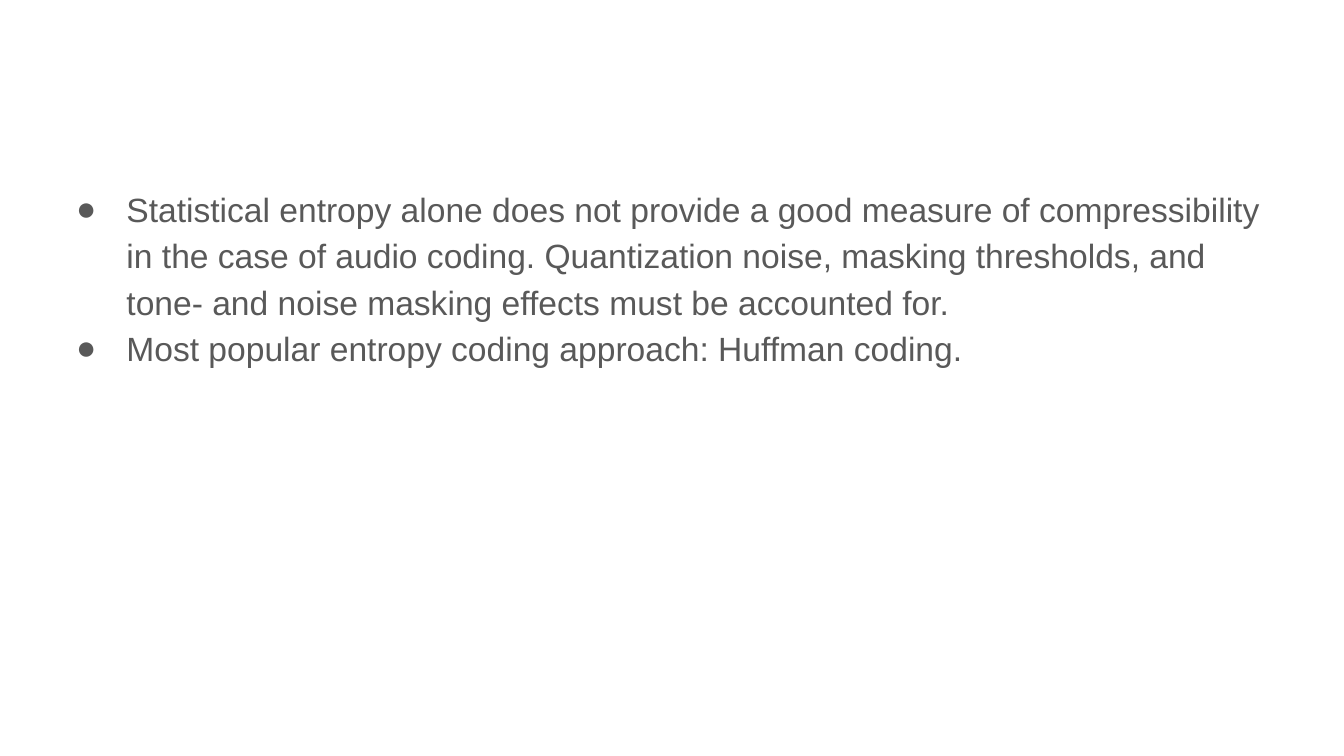
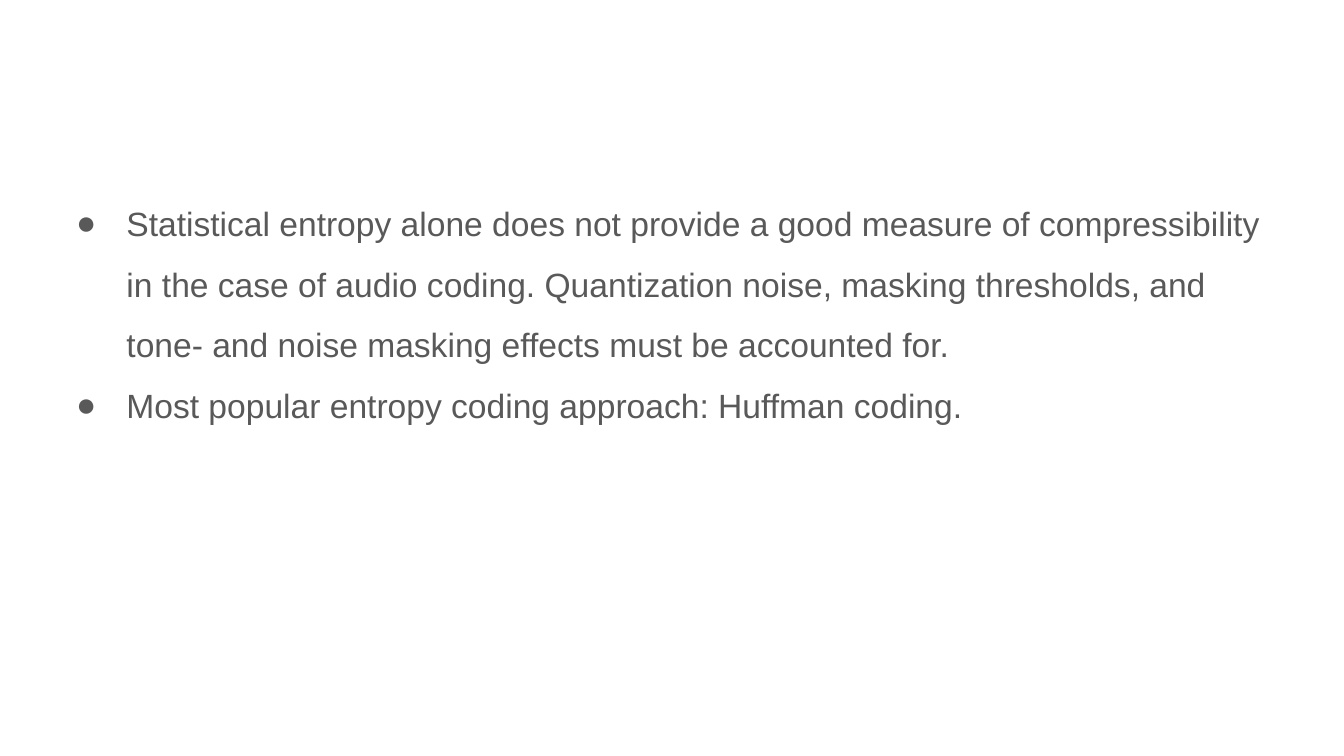
Before and after one commit to xserra/audio-coding-materials, a slide deck: slide 22 of lectures/2. Quantization and _entropy coding.pptx. Drawn at 1344x756 pixels with LibreOffice and Linux fonts; fonts in the diff are those of the drawing. Boxes give left, top, right and bottom in pixels: in the first picture for what was removed or moved away, otherwise in the second. Text is boxed around its words. In the diff, an @@ line names an element or a change of style, - is before the commit and + after.

```diff
--- a/lectures/2. Quantization and _entropy coding.pptx
+++ b/lectures/2. Quantization and _entropy coding.pptx
@@ text "Statistical entropy alone does not ..." at (126, 211, 1259, 424): line spacing 1.15 to 1.5 @@
```
Also in this commit, not shown: 3 other slides changed.
